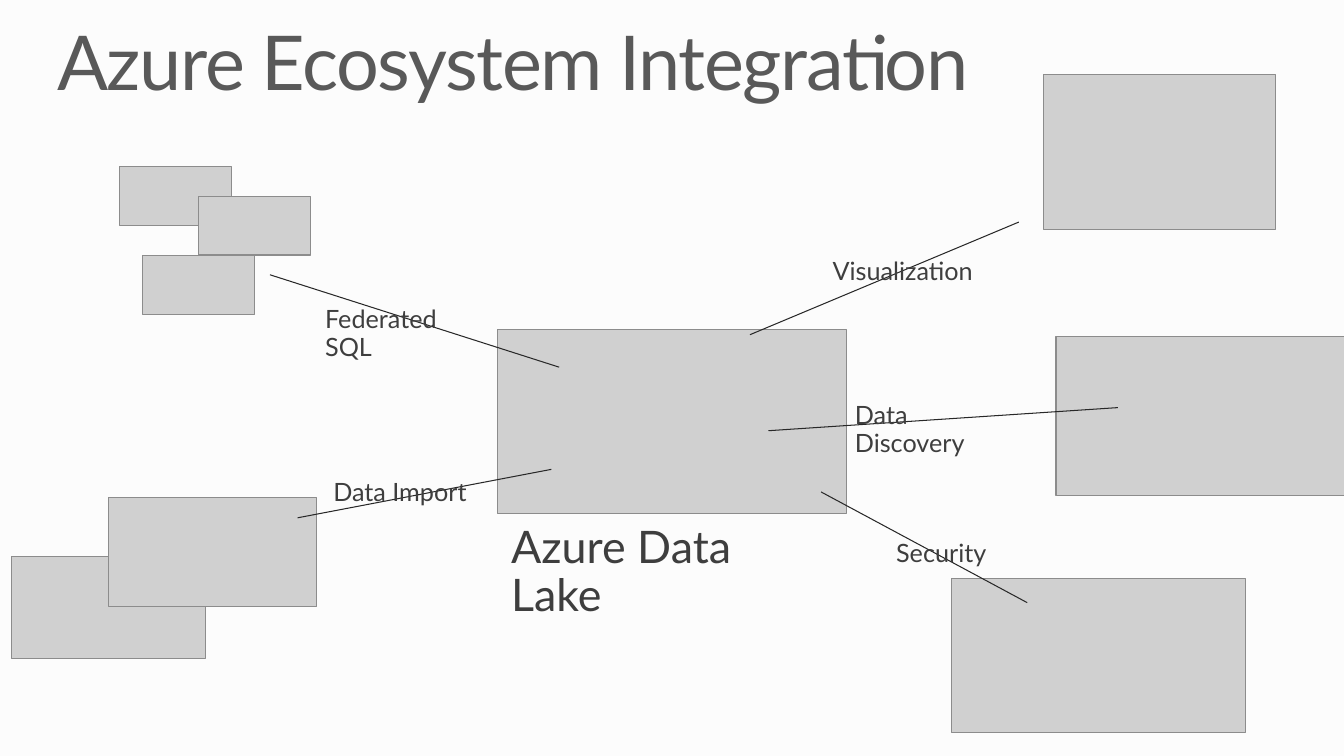
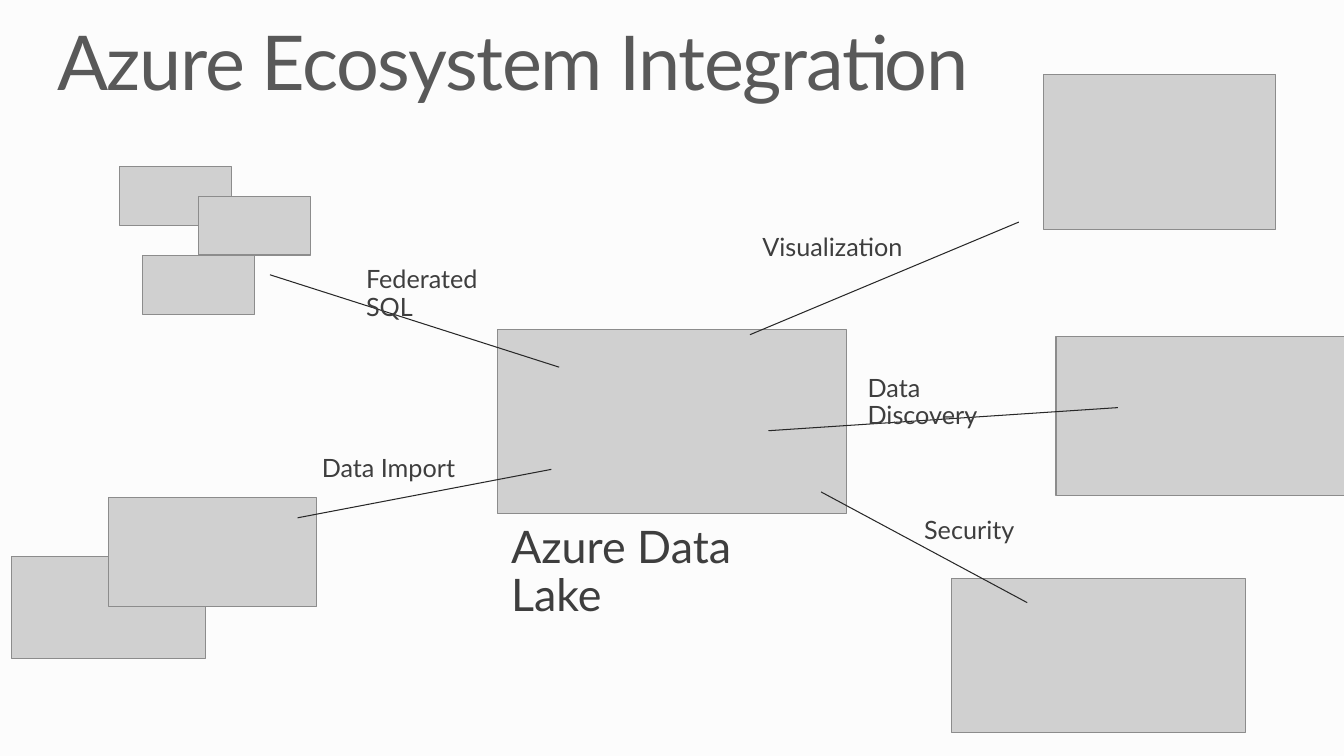
Before and after one commit to MSRConnections/Azure-training-course, a slide deck: slide 5 of Content/Data Lake/Azure Data Lake.pptx. Drawn at 1344x756 pixels with LibreOffice and Linux fonts; fonts in the diff are those of the drawing; grey boxes stand for pictures; background and template pictures are left out. Boxes give left, top, right and bottom in pixels: in the first picture for what was removed or moved away, otherwise in the second. Text is boxed around its words. In the diff, an @@ line names an element or a change of style, - is before the commit and + after.

Commit message:
Updated Data Lake slides

```diff
--- a/Content/Data Lake/Azure Data Lake.pptx
+++ b/Content/Data Lake/Azure Data Lake.pptx
@@ text "Visualization" rewrapped from [833, 259, 973, 285] to [762, 237, 902, 256] @@
@@ text "Federated SQL": place and size @@
-text "Federated SQL" at [325, 307, 437, 360]
+text "Federated SQL" at [366, 269, 478, 320]
@@ text "Data Discovery": place and size @@
-text "Data Discovery" at [855, 406, 965, 456]
+text "Data Discovery" at [868, 379, 978, 429]
@@ text "Data Import": place and size @@
-text "Data Import" at [333, 483, 466, 506]
+text "Data Import" at [322, 459, 455, 481]
@@ text "Security": place and size @@
-text "Security" at [896, 541, 986, 567]
+text "Security" at [924, 520, 1014, 543]
```
Also in this commit, not shown: 3 other slides changed.
